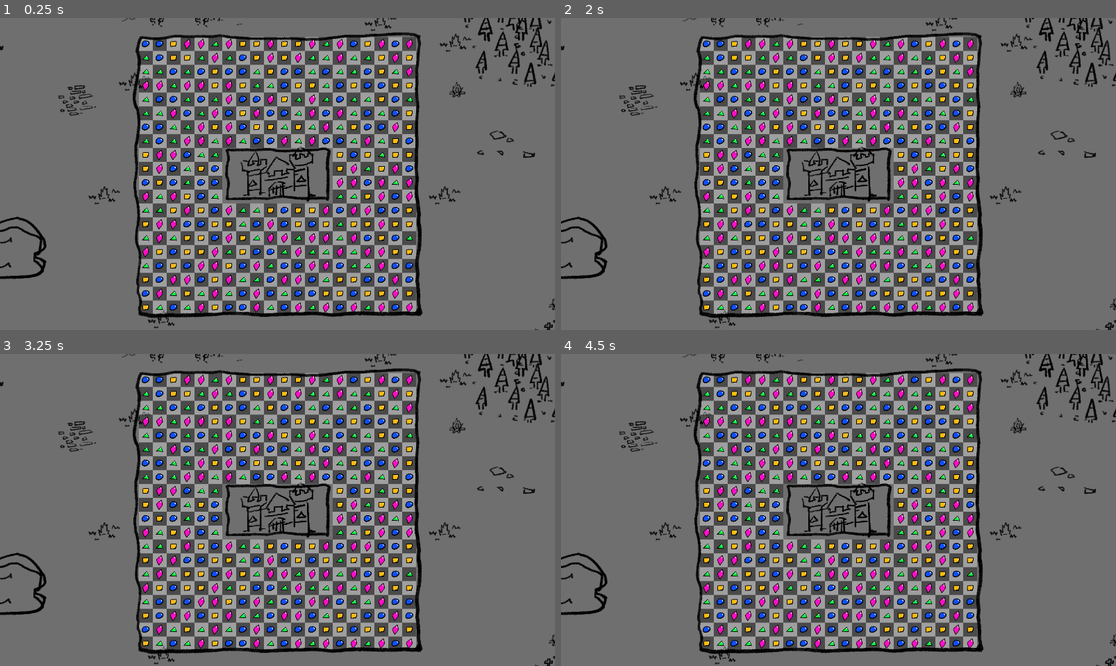
Above: before the commit, frames 1-4 (two rows, left to right).
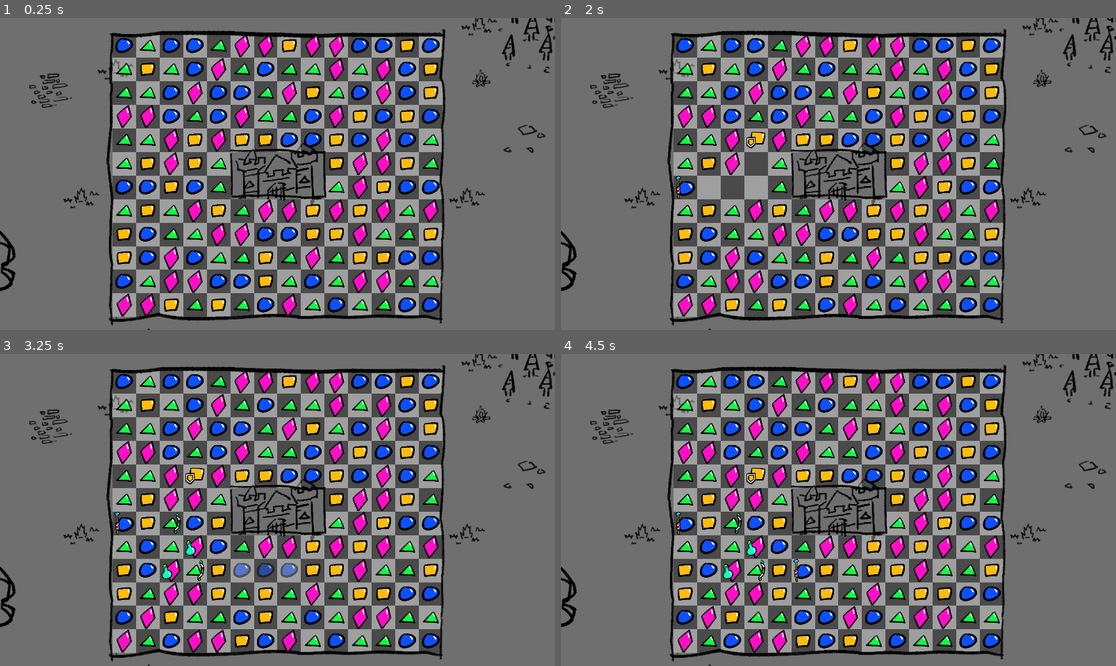
Above: after the commit, the same moments.

Repository: sdotyxz/playground_godot
Game: Godot game, scene res://puzzle_chess/level/main/main.tscn
The game is run twice, just before and just after one commit, with the same random seed, the same clock (stepped at 60 frames per second) and the same inputs.
Inputs (mouse positions are in pixels of both pictures, inside the frame that each line leads up to):
- Up to frame 1 (0.25 s): no input
- Up to frame 2 (2 s): tap Enter at 0.5 s; move the mouse to (960, 158) at 0.52 s; click (960, 158) at 0.67 s; tap Space at 1.25 s; drag from (727, 189) to (810, 236) at 1.27 s
- Up to frame 3 (3.25 s): move the mouse to (333, 441) at 2.02 s; click (333, 441) at 2.17 s; drag from (249, 572) to (111, 463) at 2.77 s
- Up to frame 4 (4.5 s): move the mouse to (1005, 556) at 3.52 s; click (1005, 556) at 3.67 s; tap Enter at 4.25 s; drag from (672, 463) to (755, 432) at 4.27 s

The runs differ from the first frame. In frame 1, 45% of the frame differs, in the area x 0-100%, y 0-100%; in frame 2, 45%; in frame 3, 45%; in frame 4, 45%.

Commit message:
Tune Match3 Scale

Diff:
--- a/Game/puzzle_chess/entity/dots/dot.gd
+++ b/Game/puzzle_chess/entity/dots/dot.gd
@@ -23,8 +23,8 @@
 
 # Called when the node enters the scene tree for the first time.
 func _ready():
-	# set scale to 0.125
-	scale = Vector2(0.125, 0.125)
+	# set scale to 0.25
+	scale = Vector2(0.25, 0.25)
 	pass # Replace with function body.
 
 # move dot
--- a/Game/puzzle_chess/level/main/main.tscn
+++ b/Game/puzzle_chess/level/main/main.tscn
@@ -1,33 +1,41 @@
-[gd_scene load_steps=10 format=3 uid="uid://tesdylcoqv7p"]
+[gd_scene load_steps=12 format=3 uid="uid://tesdylcoqv7p"]
 
 [ext_resource type="Texture2D" uid="uid://d054jiud2ru2v" path="res://puzzle_chess/level/main/battle_map.png" id="1_dsiuf"]
-[ext_resource type="Texture2D" uid="uid://bph8gihbj5tf" path="res://puzzle_chess/level/main/slot.png" id="2_eqeuo"]
 [ext_resource type="Script" path="res://puzzle_chess/mecha/match3/match3grid.gd" id="2_qft4v"]
 [ext_resource type="Texture2D" uid="uid://gliecs0q66wu" path="res://puzzle_chess/level/main/match3_frame-1.png" id="2_xamd6"]
 [ext_resource type="Texture2D" uid="uid://b6t7ekgajh6pr" path="res://puzzle_chess/level/main/match3_frame-2.png" id="3_6wlcn"]
+[ext_resource type="Texture2D" uid="uid://dr1s7g7hpmrhg" path="res://puzzle_chess/level/main/slot48.png" id="3_a5lvu"]
 [ext_resource type="Script" path="res://puzzle_chess/level/main/match3_tile.gd" id="3_brsbg"]
+[ext_resource type="Texture2D" uid="uid://jaif85gxjw73" path="res://puzzle_chess/level/main/slot64.png" id="3_eoc6h"]
 [ext_resource type="Script" path="res://puzzle_chess/mecha/match3/upgrade_match.gd" id="7_hin58"]
 
-[sub_resource type="TileSetAtlasSource" id="TileSetAtlasSource_3j50l"]
-texture = ExtResource("2_eqeuo")
-texture_region_size = Vector2i(32, 32)
+[sub_resource type="TileSetAtlasSource" id="TileSetAtlasSource_8hdmr"]
+texture = ExtResource("3_a5lvu")
+texture_region_size = Vector2i(48, 48)
 0:0/next_alternative_id = 2
 0:0/0 = 0
 0:0/1 = 1
 0:0/1/modulate = Color(0, 0, 0, 1)
-1:0/0 = 0
-0:1/0 = 0
-1:1/0 = 0
+
+[sub_resource type="TileSetAtlasSource" id="TileSetAtlasSource_enkay"]
+texture = ExtResource("3_eoc6h")
+texture_region_size = Vector2i(64, 64)
+0:0/next_alternative_id = 2
+0:0/0 = 0
+0:0/1 = 1
+0:0/1/modulate = Color(0, 0, 0, 1)
 
 [sub_resource type="TileSet" id="TileSet_c2iwy"]
-tile_size = Vector2i(32, 32)
-sources/0 = SubResource("TileSetAtlasSource_3j50l")
+tile_size = Vector2i(48, 48)
+sources/1 = SubResource("TileSetAtlasSource_enkay")
+sources/0 = SubResource("TileSetAtlasSource_8hdmr")
 
 [node name="Main" type="Node"]
 
 [node name="BattleMap" type="Sprite2D" parent="."]
 texture = ExtResource("1_dsiuf")
 centered = false
+offset = Vector2(0, -15)
 
 [node name="Match3" type="Node2D" parent="."]
 script = ExtResource("2_qft4v")
@@ -41,16 +49,16 @@
 [node name="FrameInner" type="Sprite2D" parent="Match3"]
 texture = ExtResource("2_xamd6")
 centered = false
+offset = Vector2(0, -15)
 
 [node name="FrameOuter" type="Sprite2D" parent="Match3"]
-scale = Vector2(1.05, 1.05)
 texture = ExtResource("3_6wlcn")
 centered = false
-offset = Vector2(-43.945, -21.75)
+offset = Vector2(0, -15)
 
 [node name="UpgradeMatch" type="Node2D" parent="Match3"]
 script = ExtResource("7_hin58")
 
 [node name="Camera2D" type="Camera2D" parent="."]
-offset = Vector2(960, 540)
-zoom = Vector2(1.5, 1.5)
+offset = Vector2(960, 525)
+zoom = Vector2(1.7, 1.7)
--- a/Game/puzzle_chess/level/main/match3_tile.gd
+++ b/Game/puzzle_chess/level/main/match3_tile.gd
@@ -2,13 +2,17 @@
 
 # Called when the node enters the scene tree for the first time.
 func _ready():
-	# define block rect
-	var block_rect = Rect2(26, 15, 8, 4)
+	# # define block rect
+	# var block_rect = Rect2(26, 15, 8, 4)
+
+	# make a rect with two points
+	var block_rect = Rect2(18, 10, 4, 2)
 
 	var current_alternative = 0
 	# fill tilemap with tile 0 and 1
-	for x in range(20, 40):
-		for y in range(7, 27):
+	for x in range(13, 27):
+		current_alternative = x % 2
+		for y in range(5, 17):
 			# create vectori with x and y
 			var tile_point = Vector2i(x, y)
 			var tile_id = tile_set.get_source(0).get_tile_id(0)
@@ -20,10 +24,3 @@
 
 			# set current_alternative to 1 or 0
 			current_alternative = 1 - current_alternative
-		# set current_alternative to 1 or 0
-		current_alternative = 1 - current_alternative
-	pass # Replace with function body.
-
-# Called every frame. 'delta' is the elapsed time since the previous frame.
-func _process(delta):
-	pass
--- a/Game/puzzle_chess/mecha/match3/match3grid.gd
+++ b/Game/puzzle_chess/mecha/match3/match3grid.gd
@@ -27,14 +27,14 @@
 	$UpgradeMatch
 ]
 
-@export var width = 20
-@export var height = 20
+@export var width = 14
+@export var height = 12
 
 # define start point
-var start_point = Vector2i(20, 7)
+var start_point = Vector2i(13, 5)
 
 # define block rect
-var block_rect = Rect2(26, 15, 8, 4)
+var block_rect = Rect2(18, 10, 4, 2)
 
 var all_dots = []
 
@@ -52,7 +52,7 @@
 	all_dots = make_2d_array()
 	spawn_dots()
 	find_all_matches()
-	pass # Replace with function body.
+	pass
 
 # setup timer
 func setup_timer():
Binary file changed: Game/puzzle_chess/level/main/match3_frame-1.png
Binary file changed: Game/puzzle_chess/level/main/match3_frame-2.png
Binary file added: Game/puzzle_chess/level/main/slot48.png
Not shown, added: Game/puzzle_chess/level/main/slot48.png.import
Binary file added: Game/puzzle_chess/level/main/slot64.png
Not shown, added: Game/puzzle_chess/level/main/slot64.png.import
